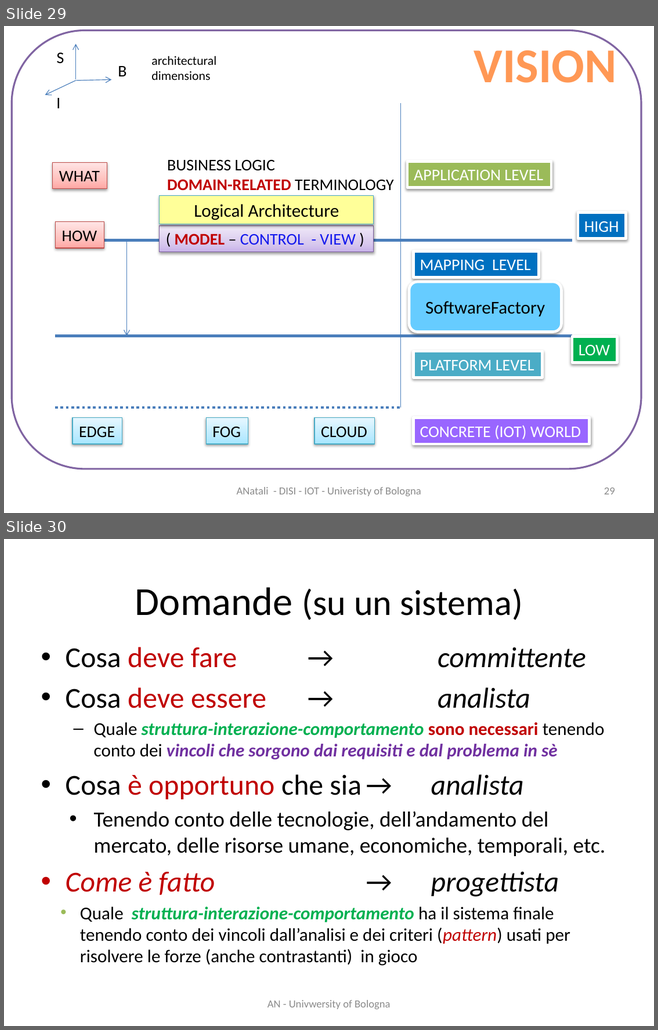
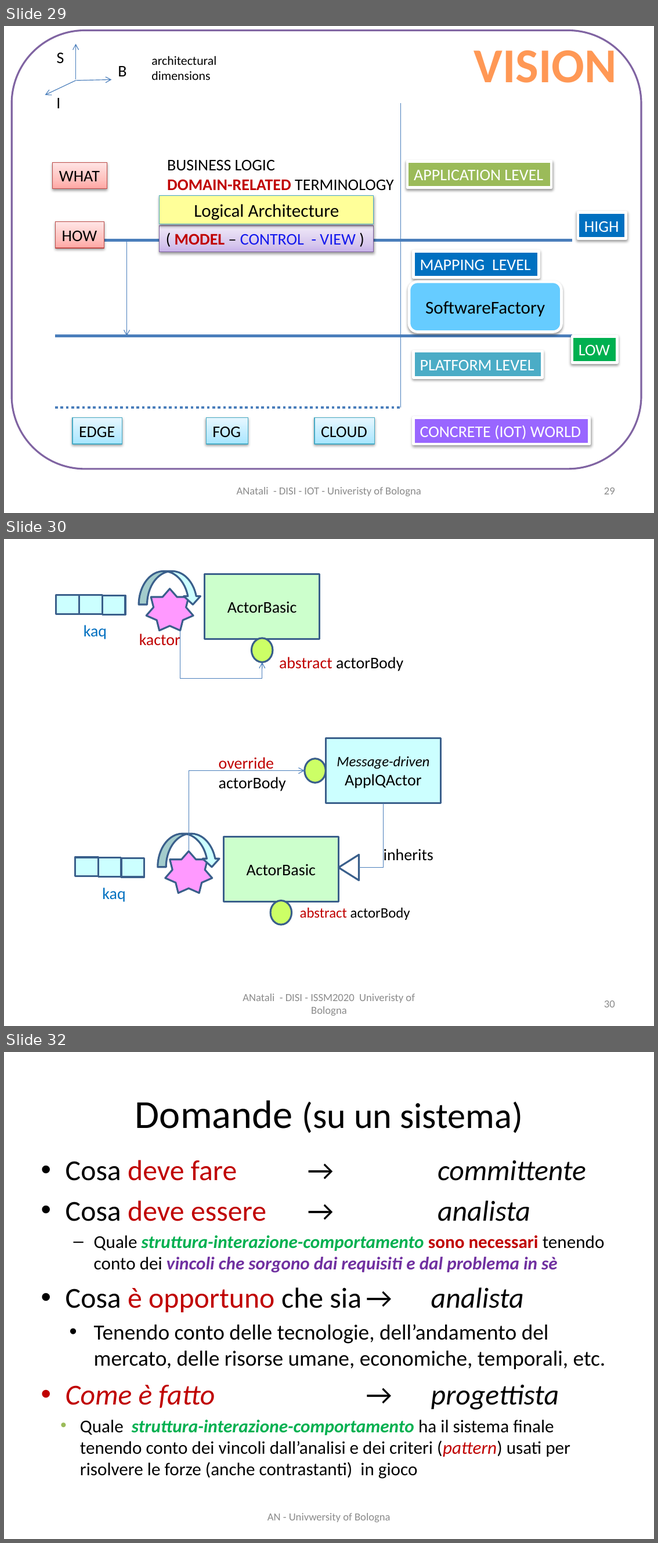
Before and after one commit to anatali/iss2020LabBo, a slide deck: it.unibo.issLabStart/userDocs/ISSM2020.pptx. Shown one above the other, each under a label of ours: slides 29 and 30 before the commit, slides 29, 30 and 32 after it; the slides between them are not shown. The pictures are 658x1030 and 658x1543 pixels, drawn with LibreOffice and Linux fonts; fonts in the diff are those of the drawing. Boxes give left, top, right and bottom in pixels: in the first picture for what was removed or moved away, otherwise in the second. Text is boxed around its words. In the diff, an @@ line names an element or a change of style, - is before the commit and + after.

```diff
--- a/it.unibo.issLabStart/userDocs/ISSM2020.pptx
+++ b/it.unibo.issLabStart/userDocs/ISSM2020.pptx
@@ slide 30 added at box(4, 539, 654, 1026), background #FFFFFF @@
@@ curved down arrow added at box(139, 571, 201, 604), fill #CCFFFF, outline #3A5F8C 2 pt @@
@@ star added at box(146, 589, 193, 631), fill #FF99FF, outline #3A5F8C 2 pt @@
@@ rectangle added at box(205, 574, 320, 639), fill #CCFFCC, outline #3A5F8C 2 pt, 18 pt, text #000000 @@
+ActorBasic
@@ rectangle added at box(56, 595, 79, 614), fill #CCFFFF, outline #3A5F8C 2 pt @@
@@ rectangle added at box(79, 595, 102, 614), fill #CCFFFF, outline #3A5F8C 2 pt @@
@@ rectangle added at box(102, 595, 125, 614), fill #CCFFFF, outline #3A5F8C 2 pt @@
@@ text added at box(83, 625, 107, 639), 18 pt, text #0070C0 @@
+kaq
@@ text added at box(139, 632, 180, 649), 18 pt, text #C00000 @@
+kactor
@@ elbow arrow added from (180, 631) to (262, 663), #4B7EBC 0.75 pt @@
@@ ellipse added at box(252, 638, 273, 663), fill #CCFF66, outline #3A5F8C 2 pt @@
@@ text added at box(279, 657, 403, 671), 18 pt, text #000000 @@
+abstract actorBody
@@ rectangle added at box(325, 739, 441, 803), fill #CCFFFF, outline #3A5F8C 2 pt, 16 pt, text #000000, italic @@
+Message-driven
+ApplQActor
@@ text added at box(219, 757, 286, 791), 18 pt, text #000000 @@
+override
+actorBody
@@ ellipse added at box(304, 759, 325, 783), fill #CCFF66, outline #3A5F8C 2 pt @@
@@ elbow arrow added from (188, 852) to (304, 771), #4B7EBC 0.75 pt @@
@@ elbow line added from (383, 803) to (359, 868), #4B7EBC 0.75 pt @@
@@ curved down arrow added at box(157, 834, 220, 867), fill #CCFFFF, outline #3A5F8C 2 pt @@
@@ star added at box(165, 852, 212, 893), fill #FF99FF, outline #3A5F8C 2 pt @@
@@ rectangle added at box(224, 837, 339, 901), fill #CCFFCC, outline #3A5F8C 2 pt, 18 pt, text #000000 @@
+ActorBasic
@@ text added at box(383, 849, 433, 861), 18 pt, text #000000 @@
+inherits
@@ rectangle added at box(75, 857, 97, 876), fill #CCFFFF, outline #3A5F8C 2 pt @@
@@ rectangle added at box(98, 857, 121, 876), fill #CCFFFF, outline #3A5F8C 2 pt @@
@@ rectangle added at box(121, 858, 144, 877), fill #CCFFFF, outline #3A5F8C 2 pt @@
@@ triangle added at box(339, 855, 359, 880), fill #FFFFFF, outline #3A5F8C 2 pt @@
@@ text added at box(102, 888, 125, 902), 18 pt, text #0070C0 @@
+kaq
@@ ellipse added at box(270, 901, 292, 925), fill #CCFF66, outline #3A5F8C 2 pt @@
@@ text added at box(300, 907, 410, 920), 16 pt, text #000000 @@
+abstract actorBody
@@ text added at box(242, 994, 415, 1016), 12 pt, text #8C8C8C @@
+ANatali - DISI - ISSM2020 Univeristy of Bologna
@@ page number added at box(604, 1001, 615, 1008), 12 pt, text #8C8C8C @@
+30
@@ what was slide 30 is now slide 32 @@
```
Also in this commit, not shown: 3 slides changed, 1 other slide added, 1 slide removed, 34 other files.
